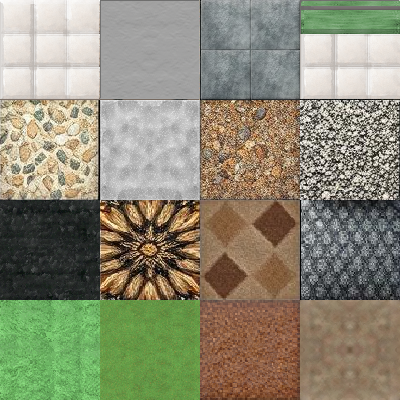
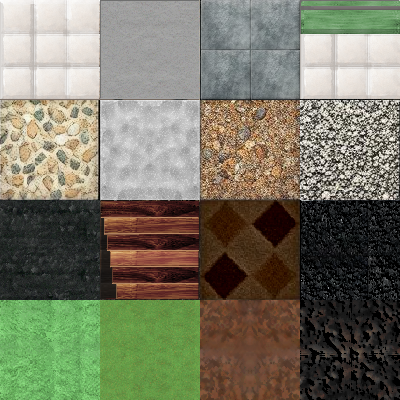
Comparing the layer stacks of the two 400px x 400px images. Changes:
painted on "floorTile1.png" over (1, 1, 400, 400)
